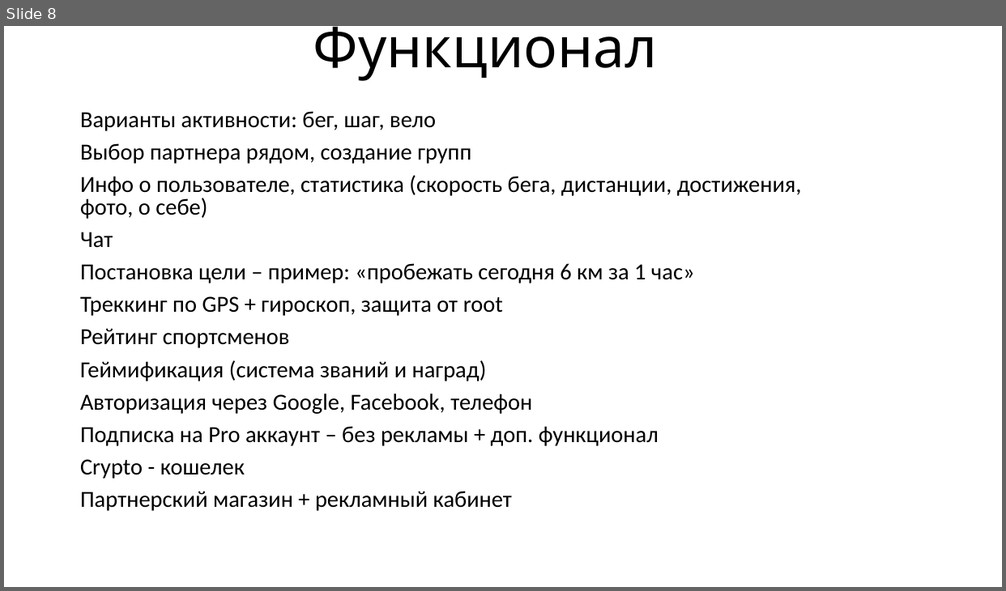
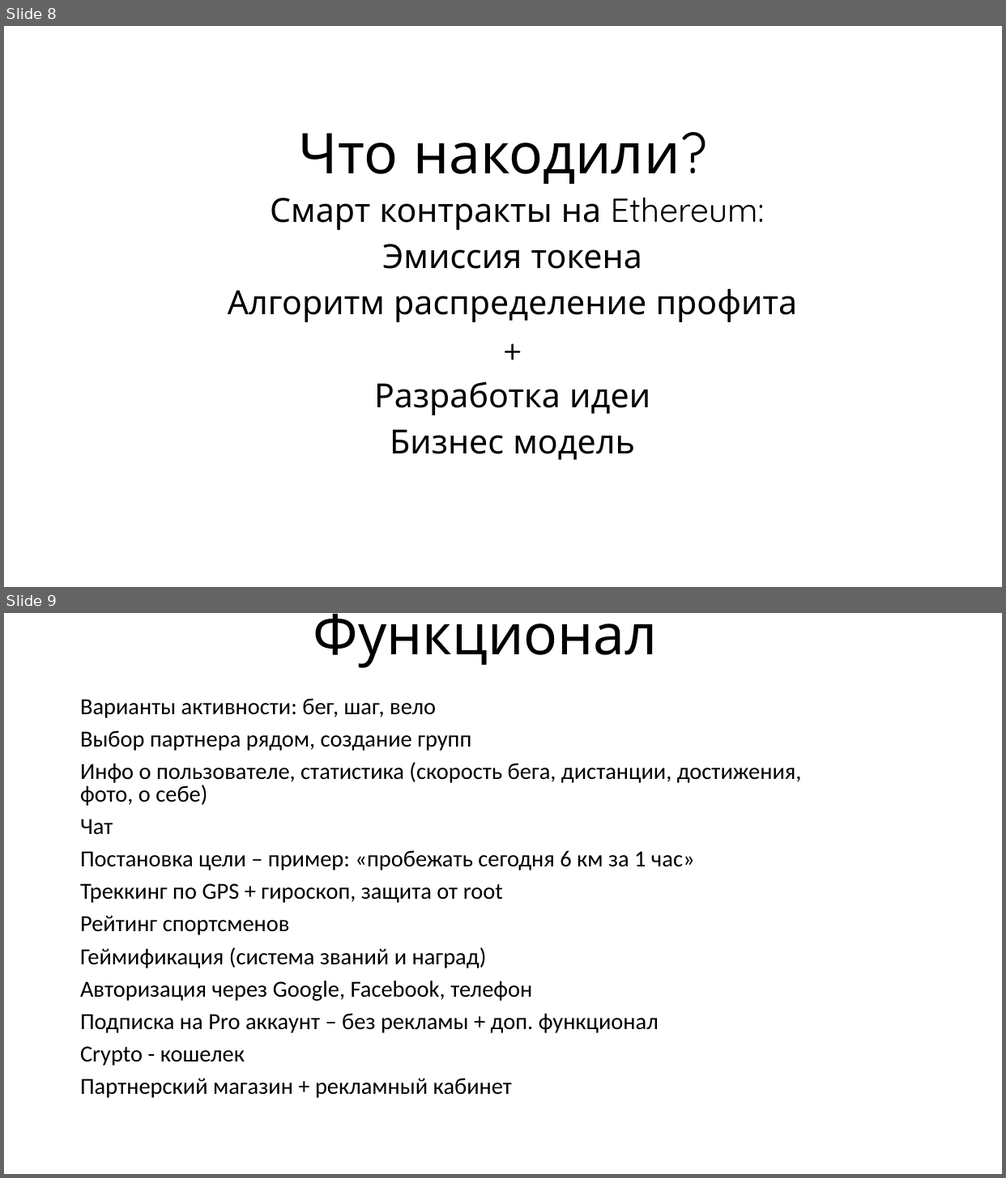
Before and after one commit to VlatekSoft/bfh2017, a slide deck: Presentation/Презентация.pptx. Shown one above the other, each under a label of ours: slide 8 before the commit, slides 8 and 9 after it. The pictures are 1006x591 and 1006x1178 pixels, drawn with LibreOffice and Linux fonts; fonts in the diff are those of the drawing. Boxes give left, top, right and bottom in pixels: in the first picture for what was removed or moved away, otherwise in the second. Text is boxed around its words. In the diff, an @@ line names an element or a change of style, - is before the commit and + after.

Commit message:
New presentation

```diff
--- a/Presentation/Презентация.pptx
+++ b/Presentation/Презентация.pptx
@@ slide 8 added at [4, 26, 1002, 587], background #FFFFFF @@
@@ title added at [299, 133, 680, 184], 54 pt, text #000000 @@
+Что накодили?
@@ subtitle added at [228, 197, 798, 460], 32 pt, text #000000 @@
+Смарт контракты на Ethereum:
+Эмиссия токена
+Алгоритм распределение профита
++
+Разработка идеи
+Бизнес модель
@@ what was slide 8 is now slide 9 @@
```
Also in this commit, not shown: 2 other files.
